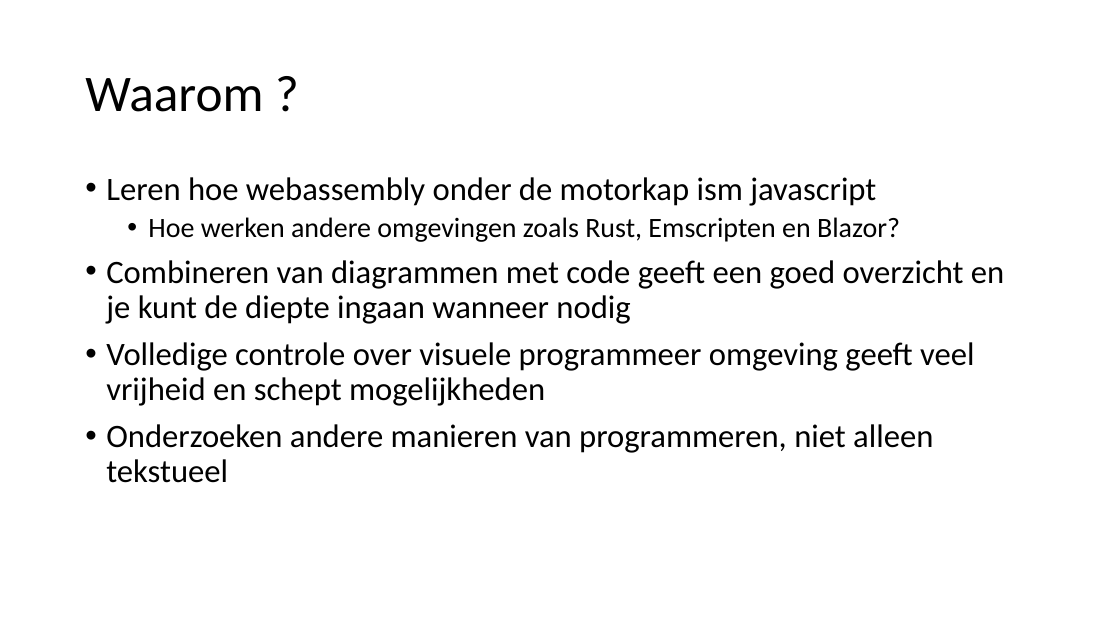
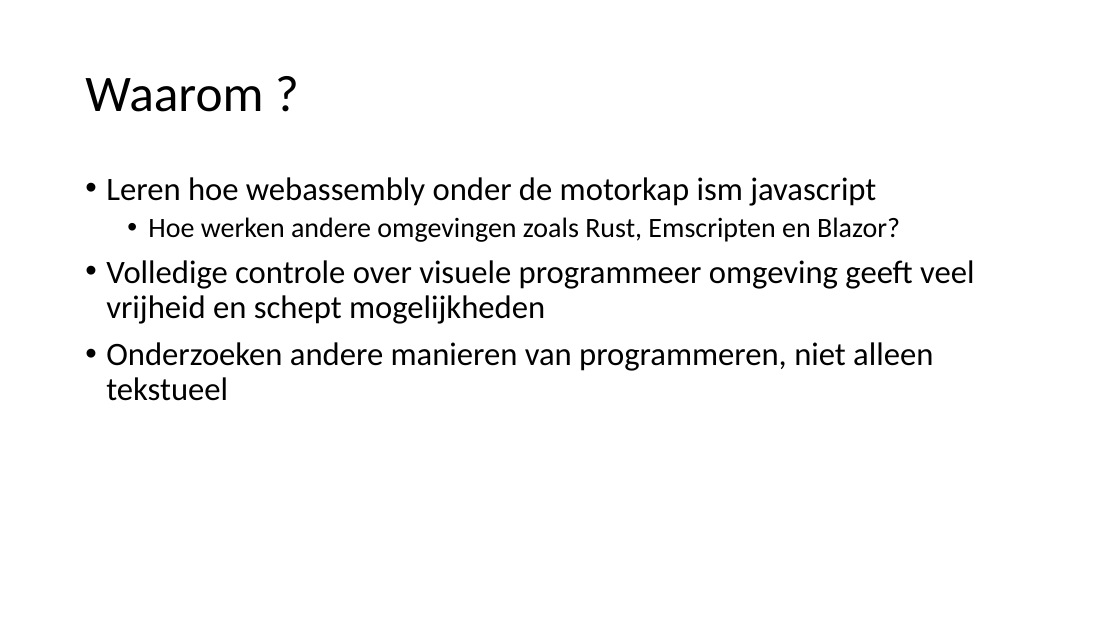
Before and after one commit to devhelpr/dotnedsaturday, a slide deck: slide 17 of powerpoint/DotNedSaturday-Visual Webassembly compiler.pptx (slide 16 before the commit). Drawn at 1120x630 pixels with LibreOffice and Linux fonts; fonts in the diff are those of the drawing. Boxes give left, top, right and bottom in pixels: in the first picture for what was removed or moved away, otherwise in the second. Text is boxed around its words. In the diff, an @@ line names an element or a change of style, - is before the commit and + after.

```diff
--- a/powerpoint/DotNedSaturday-Visual Webassembly compiler.pptx
+++ b/powerpoint/DotNedSaturday-Visual Webassembly compiler.pptx
@@ text at (106, 260, 1004, 324): paragraph removed @@
-• Combineren van diagrammen met code geeft een goed overzicht en je kunt de diepte ingaan wanneer nodig
```
Also in this commit, not shown: 5 other slides changed, 1 slide added.
